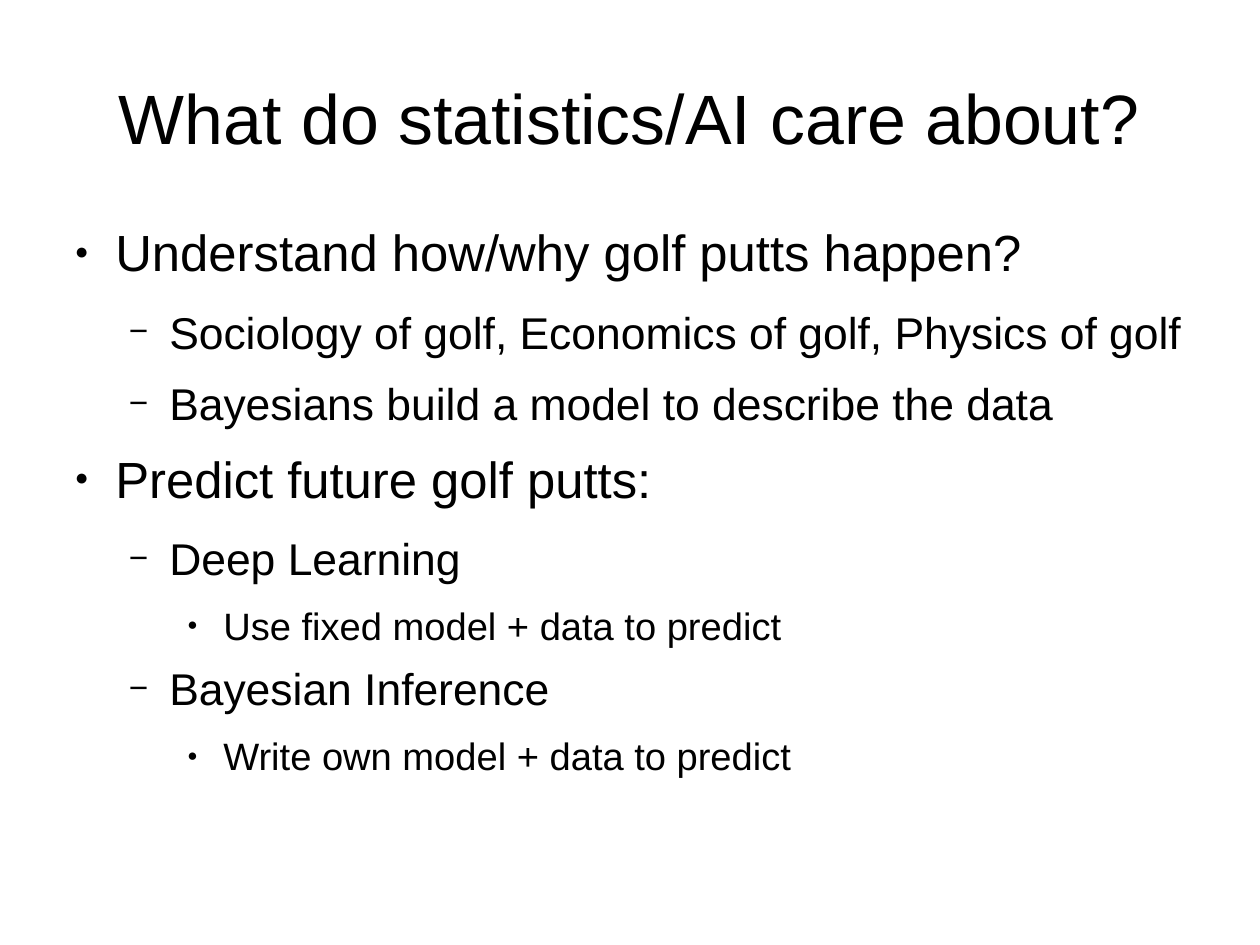
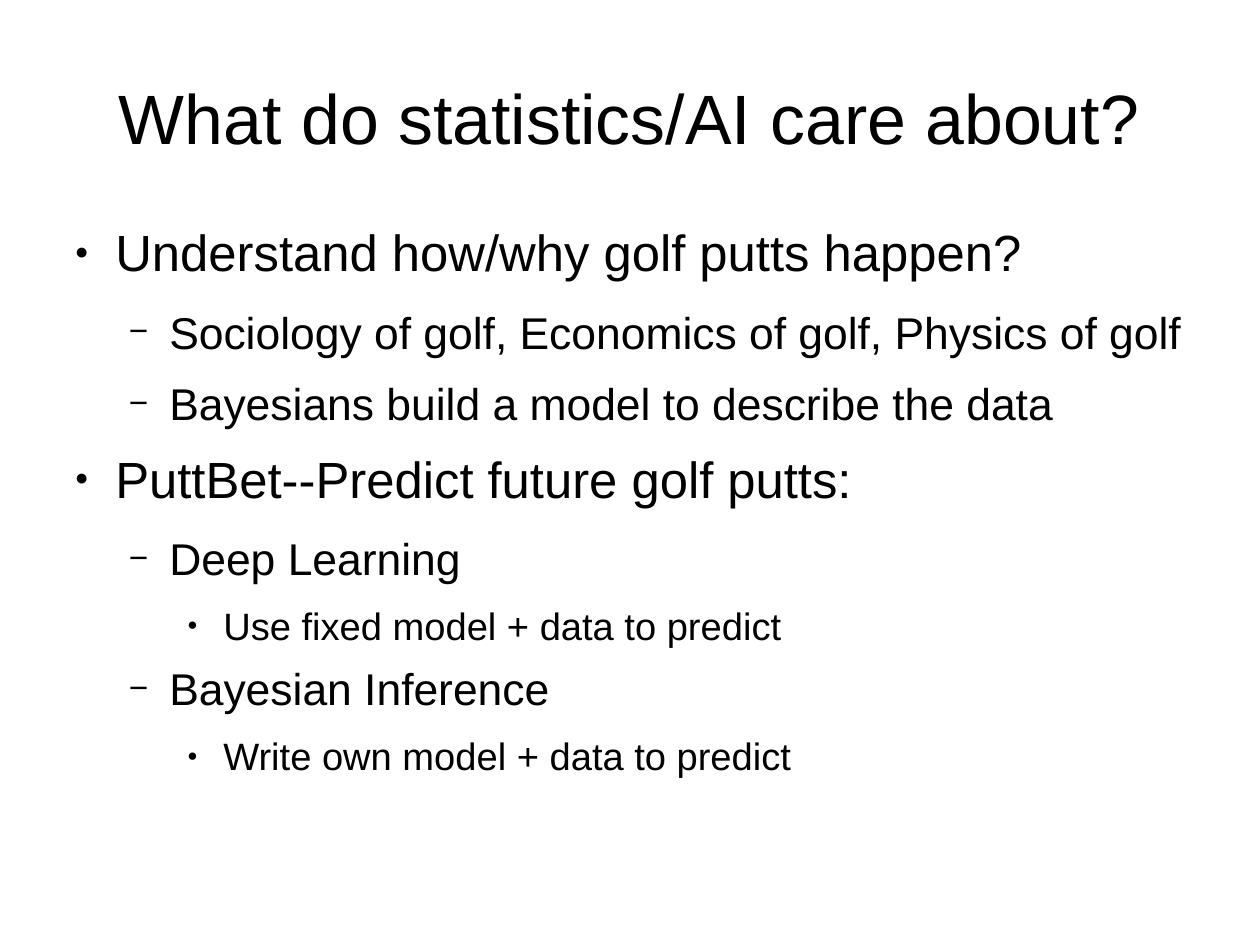
Before and after one commit to breckbaldwin/StanIsThePlan, a slide deck: slide 3 of teaching/StanIsThPlanPyData.odp. Drawn at 1260x945 pixels with LibreOffice and Linux fonts; fonts in the diff are those of the drawing. Boxes give left, top, right and bottom in pixels: in the first picture for what was removed or moved away, otherwise in the second. Text is boxed around its words. In the diff, an @@ line names an element or a change of style, - is before the commit and + after.

```diff
--- a/teaching/StanIsThPlanPyData.odp
+++ b/teaching/StanIsThPlanPyData.odp
@@ text at box(115, 461, 851, 508): text changed @@
-● Predict future golf putts:
+● PuttBet--Predict future golf putts:
```
Also in this commit, not shown: 2 other slides changed, 5 slides added, 1 slide removed, 4 other files.
